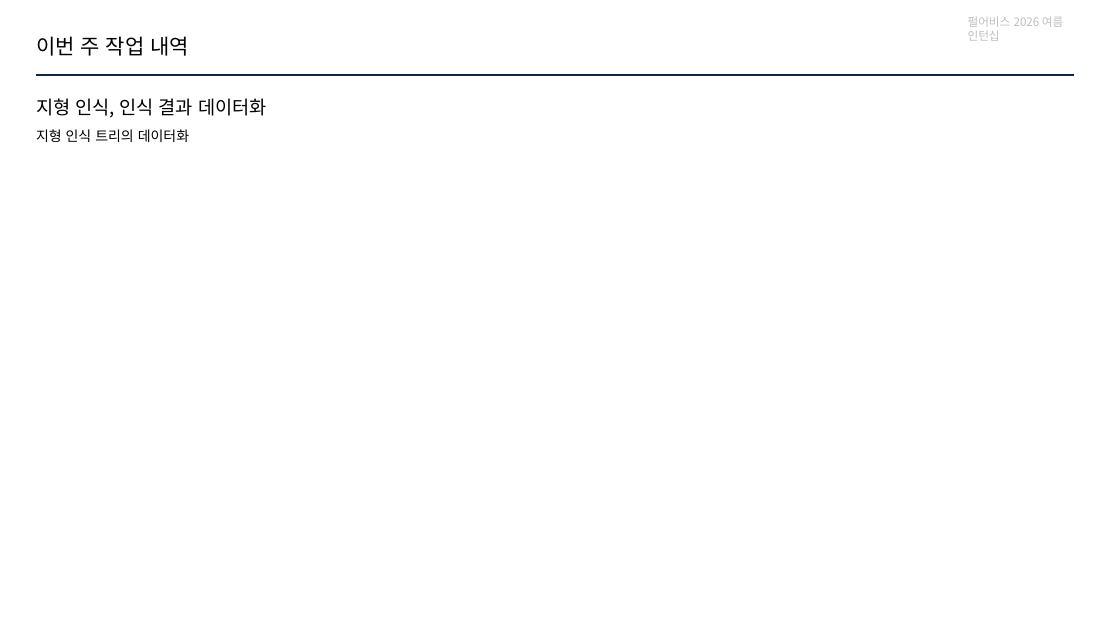
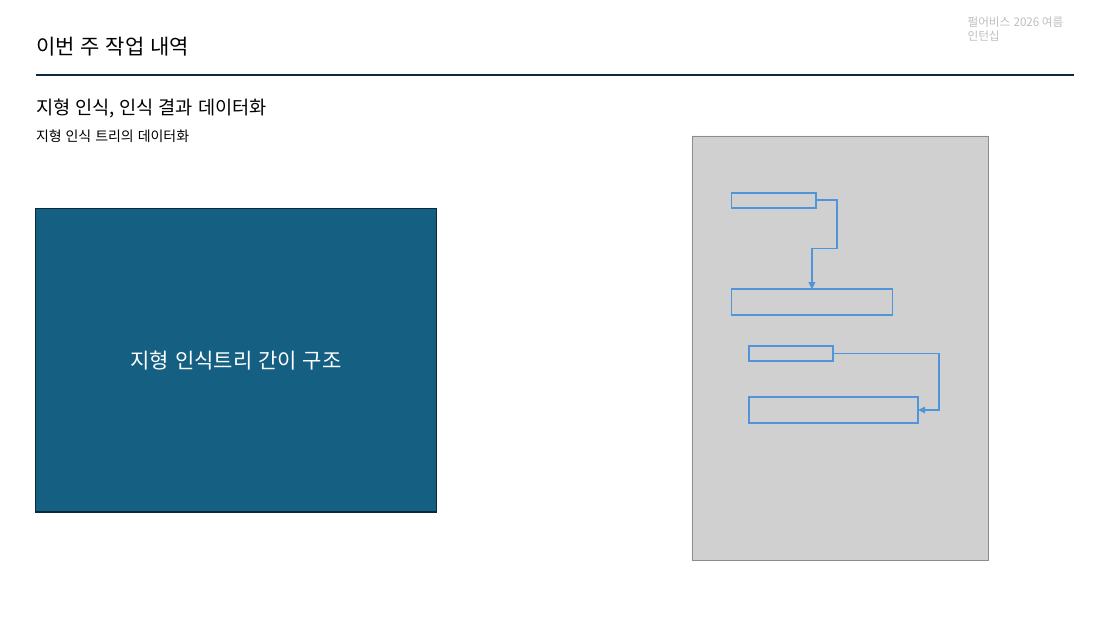
Before and after one commit to jhk0701/PA26-Character-Animation-Parkour, a slide deck: slide 4 of PPT/week6.pptx. Drawn at 1120x630 pixels with LibreOffice and Linux fonts; fonts in the diff are those of the drawing; grey boxes stand for pictures. Boxes give left, top, right and bottom in pixels: in the first picture for what was removed or moved away, otherwise in the second. Text is boxed around its words. In the diff, an @@ line names an element or a change of style, - is before the commit and + after.

```diff
--- a/PPT/week6.pptx
+++ b/PPT/week6.pptx
@@ rounded rectangle added at (x1=35, y1=208, x2=436, y2=513), fill #156082, outline #092A39 1.5 pt, 18 pt, text #FFFFFF @@
+지형 인식트리 간이 구조
@@ group added at (x1=692, y1=136, x2=988, y2=560): 4 rectangles, 2 elbow arrows, 1 picture @@
```
Also in this commit, not shown: 5 other slides changed.
